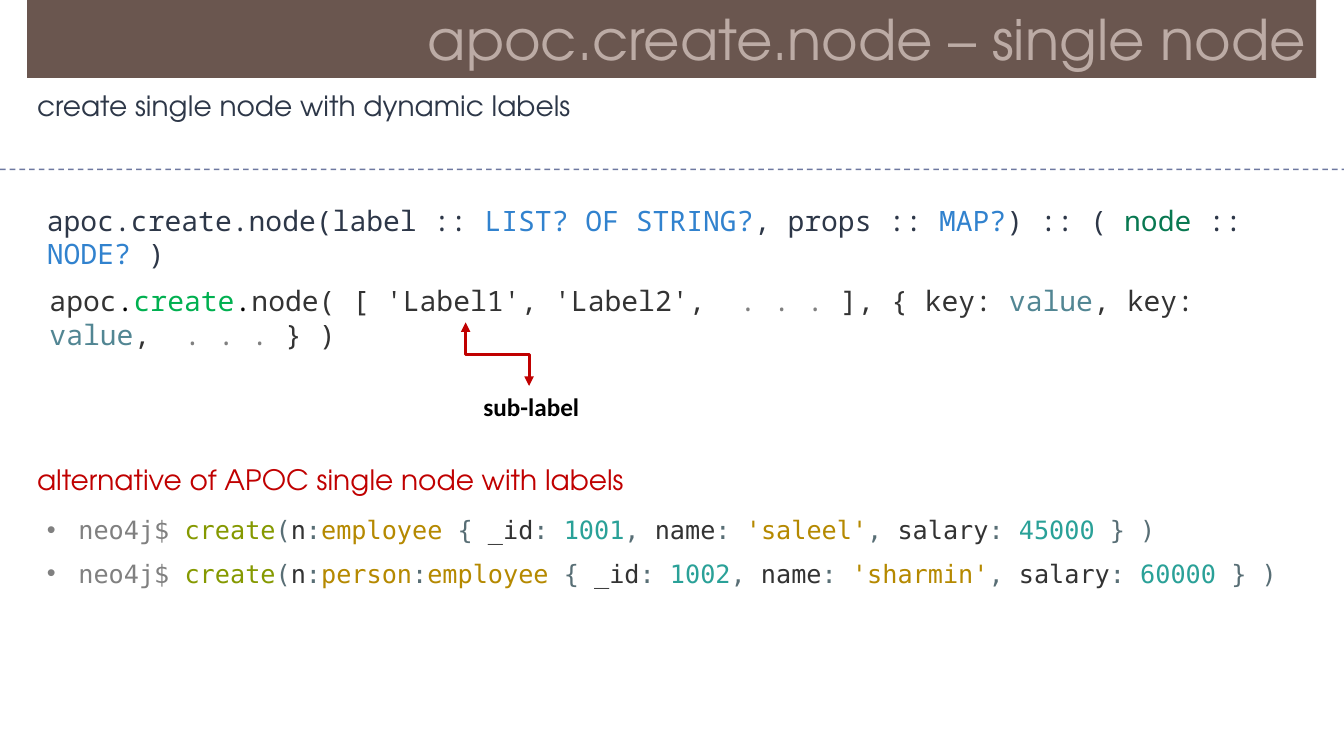
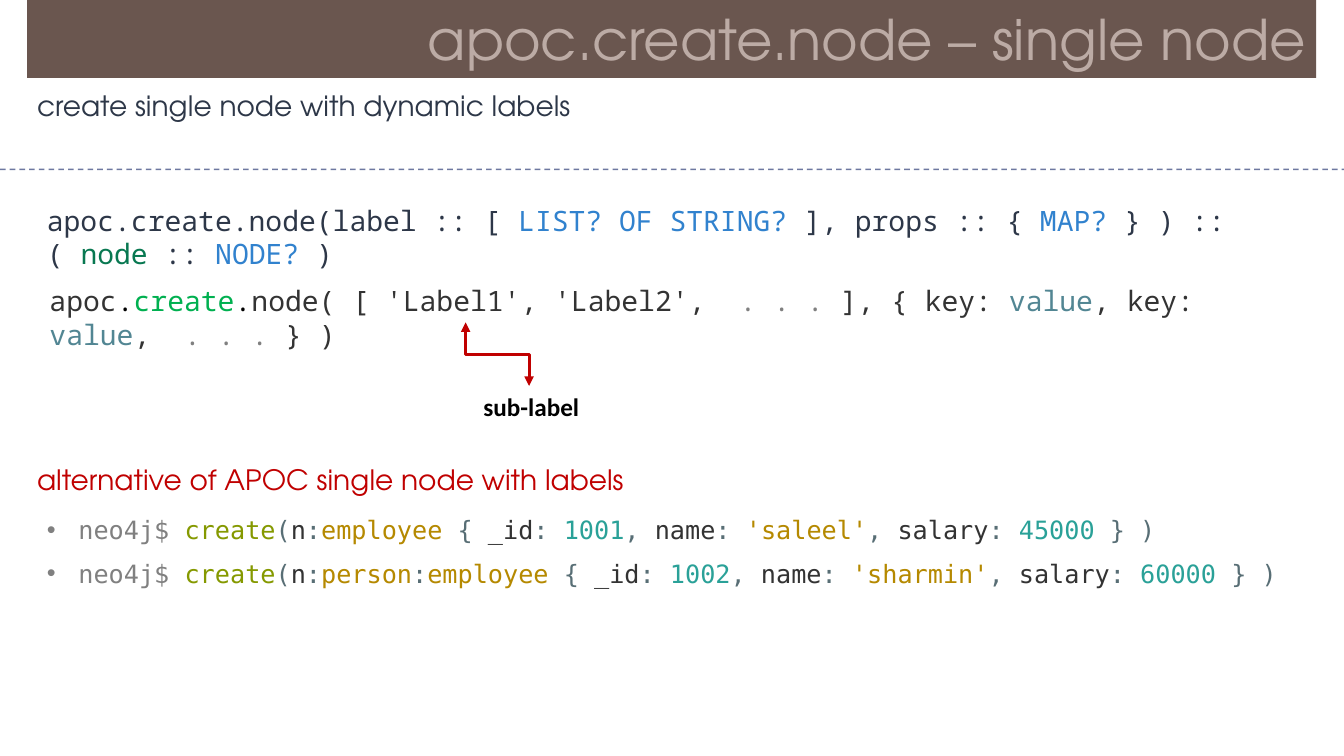
Before and after one commit to Saleel-Bagde/PPT-s, a slide deck: slide 39 of Neo4j.pptx (slide 38 before the commit). Drawn at 1344x756 pixels with LibreOffice and Linux fonts; fonts in the diff are those of the drawing. Boxes give left, top, right and bottom in pixels: in the first picture for what was removed or moved away, otherwise in the second. Text is boxed around its words. In the diff, an @@ line names an element or a change of style, - is before the commit and + after.

```diff
--- a/Neo4j.pptx
+++ b/Neo4j.pptx
@@ text at (x1=47, y1=209, x2=1107, y2=265): text changed @@
-apoc.create.node(label :: LIST? OF STRING?, props :: MAP?) :: ( node :: NODE? )
+apoc.create.node(label :: [ LIST? OF STRING? ], props :: { MAP? } ) :: ( node :: NODE? )
```
Also in this commit, not shown: 5 other slides changed, 1 slide added.
